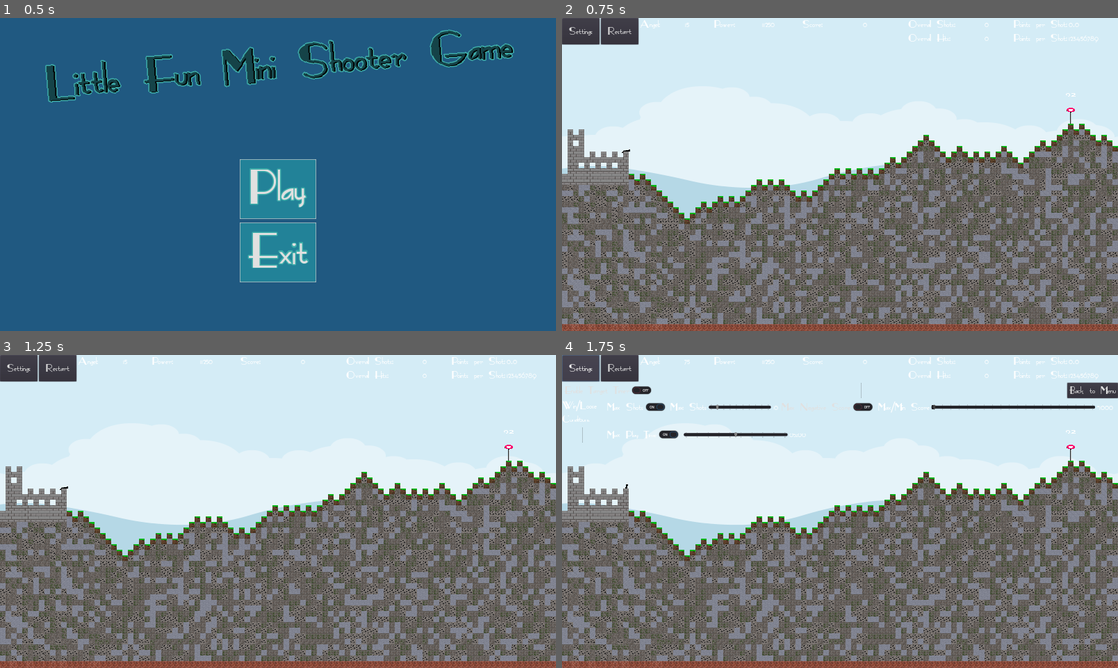
Above: before the commit, frames 1-4 (two rows, left to right).
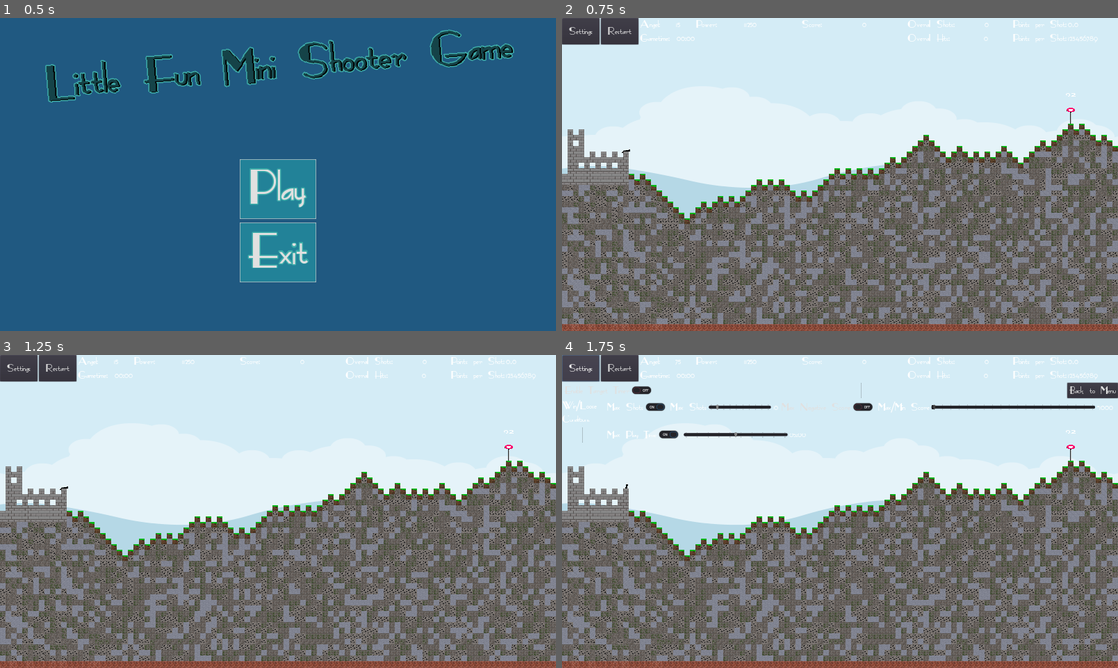
Above: after the commit, the same moments.

Repository: Coding-4Fun/Just4Fun_Mini_Shootergame
Game: Godot game, scene res://UI/MainMenuUI.tscn
Same seed, same stepped clock (60 frames per second), same inputs: the game is played once before the commit and once after it.
Inputs:
- Up to frame 1 (0.5 s): no input
- Up to frame 2 (0.75 s): click "Play" at 0.5 s
- Up to frame 3 (1.25 s): no input
- Up to frame 4 (1.75 s): click "Settings" at 1.25 s

Frame 1 is identical in both runs. In frame 2, 0.2% of the frame differs, in the area x 14-97%, y 0-8%; in frame 3, 0.2%; in frame 4, 0.2%, in the area x 14-97%, y 0-17%.

Commit message:
Add: Label für abgelaufende Zeit anzeige ===: LAbel ein/Ausblenden nach Status der Game Option

Diff:
--- a/UI/InGameUI.gd
+++ b/UI/InGameUI.gd
@@ -49,7 +49,7 @@
 
 # Update UI Label Text when the shootpower changed
 func _on_Cannon_CannonAngelChange(newAngel : int) -> void:
-	$IngameUIBottom/vBoxContainer/hBoxHud/hBoxAngel/labAngel.text = str(newAngel)
+	$"IngameUIBottom/vBoxContainer/hBoxHud/vBoxContainerGameTimer/hBoxAngel/labAngel".text = str(newAngel)
 
 
 # Update UI Label when the shootangel changed
@@ -89,6 +89,10 @@
 
 func _on_buttGameOptions_pressed() -> void:
 	OptionUI.visible = !OptionUI.visible
+	if Config.config_data["Game"]["Condition"]["MaxGameTimeEnabled"] == true and OptionUI.visible == false:
+		GSM.GameTimer.Start()
+		#$"IngameUIBottom/vBoxContainer/hBoxHud/vBoxContainerGameTimer/hBoxGametimer/labelGameTimer.Text" = GSM.GameTimerTimeElapsed
+	$"IngameUIBottom/vBoxContainer/hBoxHud/vBoxContainerGameTimer/hBoxGametimer".visible = !GSM.GameTimer.is_stopped()
 	pass # Replace with function body.
 
 
--- a/UI/InGameUI.tscn
+++ b/UI/InGameUI.tscn
@@ -48,31 +48,51 @@
 size_flags_horizontal = 3
 text = "Restart"
 
-[node name="hBoxAngel" type="HBoxContainer" parent="IngameUIBottom/vBoxContainer/hBoxHud"]
+[node name="vBoxContainerGameTimer" type="VBoxContainer" parent="IngameUIBottom/vBoxContainer/hBoxHud"]
 margin_left = 224.0
-margin_right = 434.0
-margin_bottom = 56.0
-mouse_filter = 2
-size_flags_horizontal = 3
-
-[node name="label" type="Label" parent="IngameUIBottom/vBoxContainer/hBoxHud/hBoxAngel"]
+margin_right = 413.0
+margin_bottom = 56.0
+
+[node name="hBoxAngel" type="HBoxContainer" parent="IngameUIBottom/vBoxContainer/hBoxHud/vBoxContainerGameTimer"]
+margin_right = 189.0
+margin_bottom = 26.0
+mouse_filter = 2
+size_flags_horizontal = 3
+
+[node name="label" type="Label" parent="IngameUIBottom/vBoxContainer/hBoxHud/vBoxContainerGameTimer/hBoxAngel"]
 margin_right = 69.0
 margin_bottom = 26.0
 size_flags_vertical = 0
 text = "Angel:"
 
-[node name="labAngel" type="Label" parent="IngameUIBottom/vBoxContainer/hBoxHud/hBoxAngel"]
+[node name="labAngel" type="Label" parent="IngameUIBottom/vBoxContainer/hBoxHud/vBoxContainerGameTimer/hBoxAngel"]
 margin_left = 73.0
-margin_right = 210.0
+margin_right = 189.0
 margin_bottom = 26.0
 size_flags_horizontal = 3
 size_flags_vertical = 0
 text = "123456789"
 align = 1
 
+[node name="hBoxGametimer" type="HBoxContainer" parent="IngameUIBottom/vBoxContainer/hBoxHud/vBoxContainerGameTimer"]
+margin_top = 30.0
+margin_right = 189.0
+margin_bottom = 56.0
+
+[node name="label" type="Label" parent="IngameUIBottom/vBoxContainer/hBoxHud/vBoxContainerGameTimer/hBoxGametimer"]
+margin_right = 123.0
+margin_bottom = 26.0
+text = "Gametime: "
+
+[node name="labelGameTime" type="Label" parent="IngameUIBottom/vBoxContainer/hBoxHud/vBoxContainerGameTimer/hBoxGametimer"]
+margin_left = 127.0
+margin_right = 189.0
+margin_bottom = 26.0
+text = "00:00"
+
 [node name="hBoxPower" type="HBoxContainer" parent="IngameUIBottom/vBoxContainer/hBoxHud"]
-margin_left = 438.0
-margin_right = 688.0
+margin_left = 417.0
+margin_right = 667.0
 margin_bottom = 56.0
 rect_min_size = Vector2( 250, 0 )
 mouse_filter = 2
